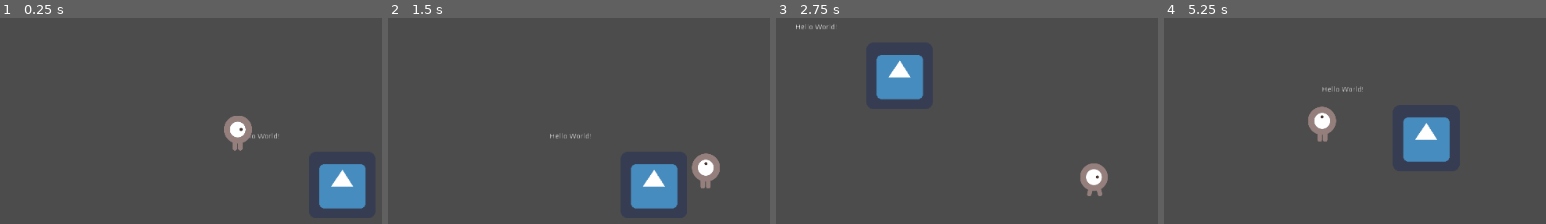
Above: before the commit, frames 1-4 (left to right).
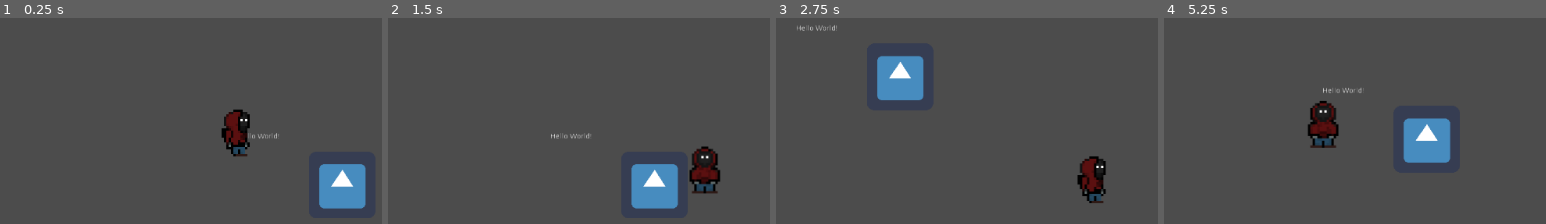
Above: after the commit, the same moments.

Repository: nontrepreneurs/Found-Sound
Game: Godot game, scene res://CharacterController/WorkspaceScene.tscn
Two runs of this game, one before a commit and one after it. Both use one fixed random seed, a clock stepped at 60 frames per second and the inputs below. The project has no main scene, so this scene is started directly. The engine's default icon, where the game draws it, is replaced by a stand-in: a white triangle on a blue panel in a dark square.
Inputs:
- Up to frame 1 (0.25 s): no input
- Up to frame 2 (1.5 s): tap Enter at 0.5 s; hold Right (ui_right) 0.53-1.28 s; hold Down (ui_down) from 1.28 s (still down)
- Up to frame 3 (2.75 s): release Down (ui_down) at 2.03 s; hold Right (ui_right) from 2.03 s (still down)
- Up to frame 4 (5.25 s): release Right (ui_right) at 2.78 s; hold Up (ui_up) 2.78-3.53 s; hold Left (ui_left) 3.53-5.03 s; hold Down (ui_down) from 5.03 s (still down)

The runs differ from the first frame. In frame 1, 1.4% of the frame differs, in the area x 57-66%, y 44-68%; in frame 2, 1.7%; in frame 3, 1.9%; in frame 4, 2.1%, in the area x 37-76%, y 33-71%.

Commit message:
added a foley spritesheet

Diff:
--- a/CharacterController/Player.tscn
+++ b/CharacterController/Player.tscn
@@ -1,37 +1,54 @@
-[gd_scene load_steps=8 format=2]
+[gd_scene load_steps=9 format=2]
 
 [ext_resource path="res://CharacterController/Controller.gd" type="Script" id=1]
-[ext_resource path="res://CharacterController/playerGrey_walk1.png" type="Texture" id=2]
-[ext_resource path="res://CharacterController/playerGrey_up1.png" type="Texture" id=3]
-[ext_resource path="res://CharacterController/playerGrey_walk2.png" type="Texture" id=4]
-[ext_resource path="res://CharacterController/playerGrey_up2.png" type="Texture" id=5]
+[ext_resource path="res://CharacterController/FOLEYvers1_sheet_upscaled.png" type="Texture" id=2]
+
+[sub_resource type="AtlasTexture" id=3]
+flags = 4
+atlas = ExtResource( 2 )
+region = Rect2( 0, 0, 48, 66 )
+
+[sub_resource type="AtlasTexture" id=4]
+flags = 4
+atlas = ExtResource( 2 )
+region = Rect2( 96, 0, 48, 66 )
+
+[sub_resource type="AtlasTexture" id=5]
+flags = 4
+atlas = ExtResource( 2 )
+region = Rect2( 144, 0, 48, 66 )
+
+[sub_resource type="AtlasTexture" id=6]
+flags = 4
+atlas = ExtResource( 2 )
+region = Rect2( 0, 0, 48, 66 )
 
 [sub_resource type="SpriteFrames" id=1]
 animations = [ {
-"frames": [ ExtResource( 2 ) ],
+"frames": [ SubResource( 3 ) ],
 "loop": true,
 "name": "idle",
 "speed": 5.0
 }, {
-"frames": [ ExtResource( 2 ), ExtResource( 4 ) ],
+"frames": [ SubResource( 4 ) ],
 "loop": true,
-"name": "walking",
+"name": "walkingDown",
 "speed": 5.0
 }, {
-"frames": [ ExtResource( 3 ), ExtResource( 5 ) ],
+"frames": [ SubResource( 5 ) ],
 "loop": true,
 "name": "walkingUp",
 "speed": 5.0
 }, {
-"frames": [ ExtResource( 3 ), ExtResource( 5 ) ],
+"frames": [ SubResource( 6 ) ],
 "loop": true,
-"name": "walkingDown",
+"name": "walking",
 "speed": 5.0
 } ]
 
 [sub_resource type="CapsuleShape2D" id=2]
-radius = 25.4825
-height = 18.4669
+radius = 21.4119
+height = 40.2894
 
 [node name="Player" type="KinematicBody2D"]
 script = ExtResource( 1 )
@@ -40,7 +57,7 @@
 }
 
 [node name="AnimatedSprite" type="AnimatedSprite" parent="."]
-scale = Vector2( 0.5, 0.5 )
+scale = Vector2( 1.5, 1.5 )
 frames = SubResource( 1 )
 animation = "idle"
 playing = true
Binary file added: CharacterController/FOLEYvers1_sheet_upscaled.png
Not shown, added: CharacterController/FOLEYvers1_sheet_upscaled.png.import
